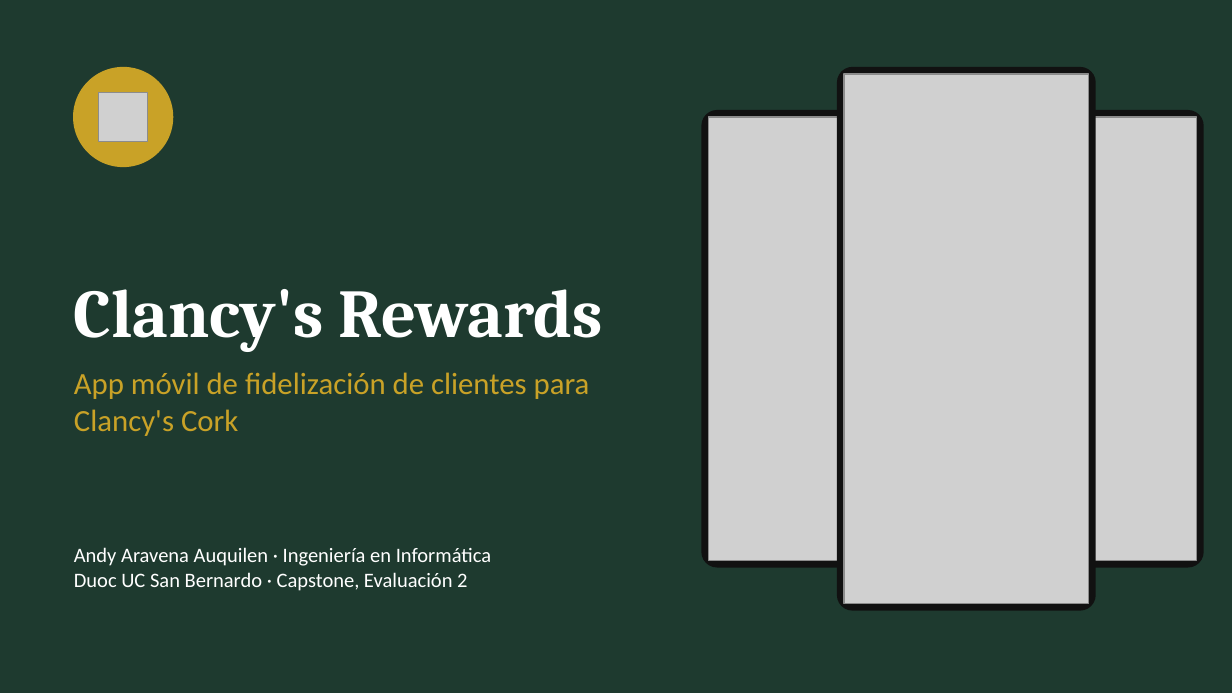
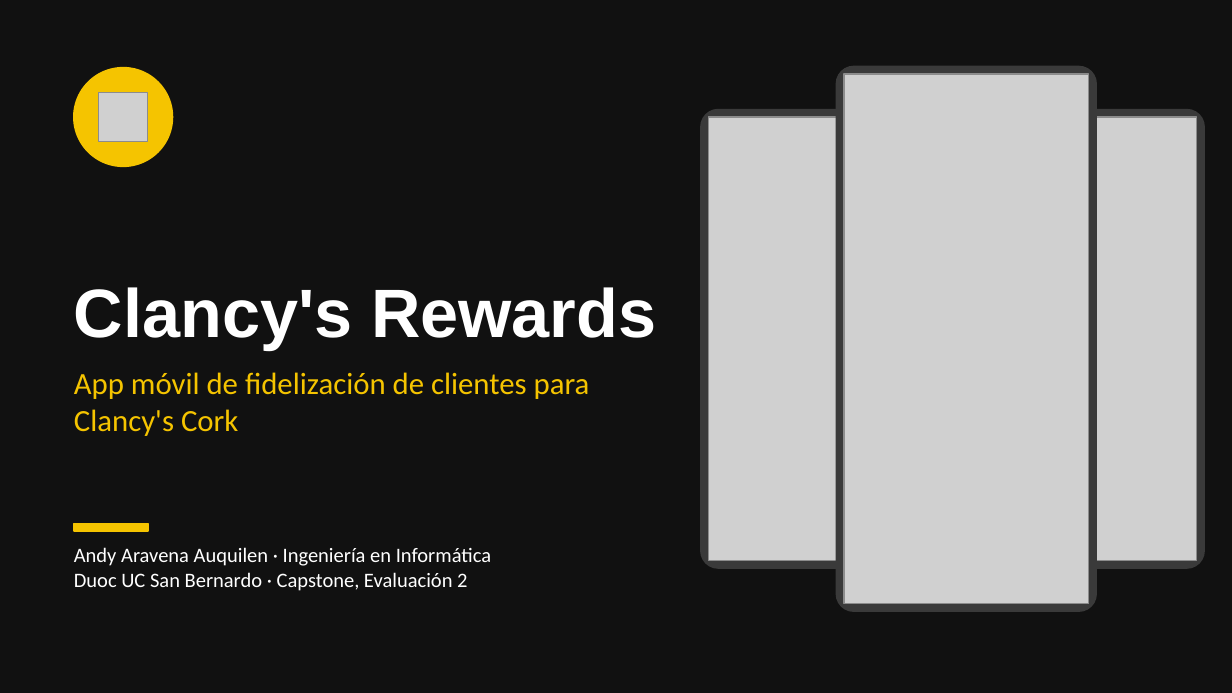
Before and after one commit to 44ndy/clancys-rewards, a slide deck: slide 1 of Fase 2/Evidencias Proyecto/Presentación Proyecto.pptx. Drawn at 1232x693 pixels with LibreOffice and Linux fonts; fonts in the diff are those of the drawing; grey boxes stand for pictures. Boxes give left, top, right and bottom in pixels: in the first picture for what was removed or moved away, otherwise in the second. Text is boxed around its words. In the diff, an @@ line names an element or a change of style, - is before the commit and + after.

```diff
--- a/Fase 2/Evidencias Proyecto/Presentación Proyecto.pptx
+++ b/Fase 2/Evidencias Proyecto/Presentación Proyecto.pptx
@@ background #1E3A2F to #111111 @@
@@ ellipse at (x1=74, y1=68, x2=172, y2=166): fill #C9A227 to #F5C400; outline #C9A227 1 pt to #F5C400 1 pt @@
@@ fill #111111 to #3A3A3A; outline #111111 1 pt to #3A3A3A 1 pt; proportions changed in 3 elements at (x1=837, y1=67, x2=1096, y2=611), (x1=701, y1=110, x2=920, y2=568), (x1=984, y1=110, x2=1204, y2=568) @@
@@ title "Clancy's Rewards" at (x1=74, y1=287, x2=656, y2=349): font Cambria to Arial @@
@@ text "App móvil de fidelización de ..." at (x1=74, y1=372, x2=590, y2=436): text colour #C9A227 to #F5C400 @@
@@ rectangle added at (x1=74, y1=524, x2=148, y2=531), fill #F5C400, outline #F5C400 1 pt @@
```
Also in this commit, not shown: 7 other slides changed, 3 slides added, 1 slide removed, 1 other file.
